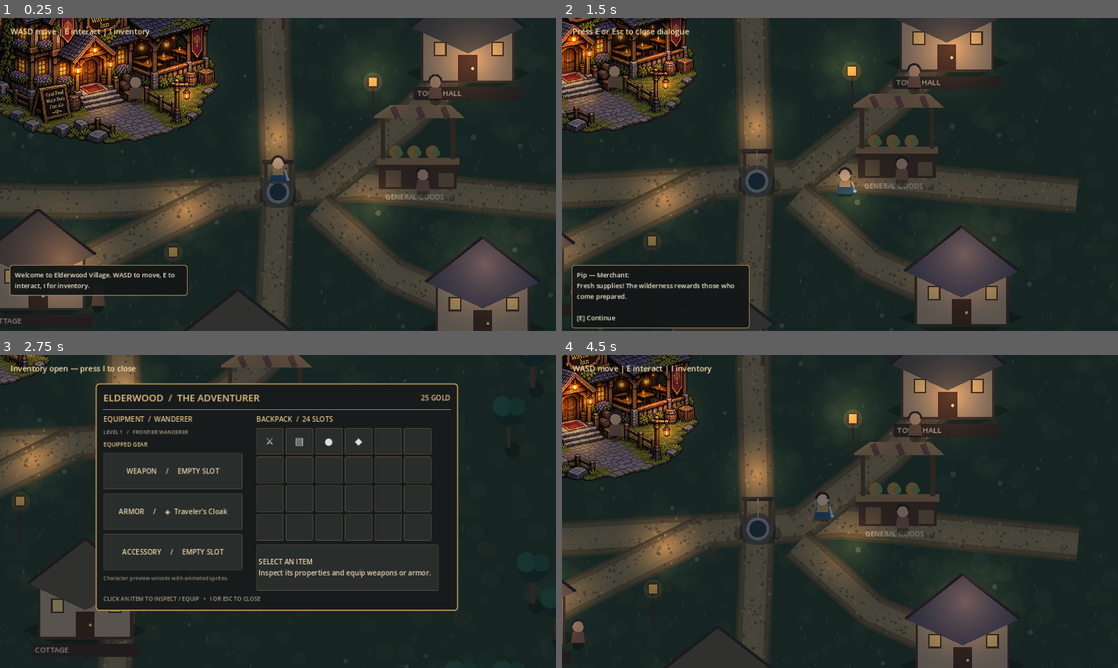
Above: before the commit, frames 1-4 (two rows, left to right).
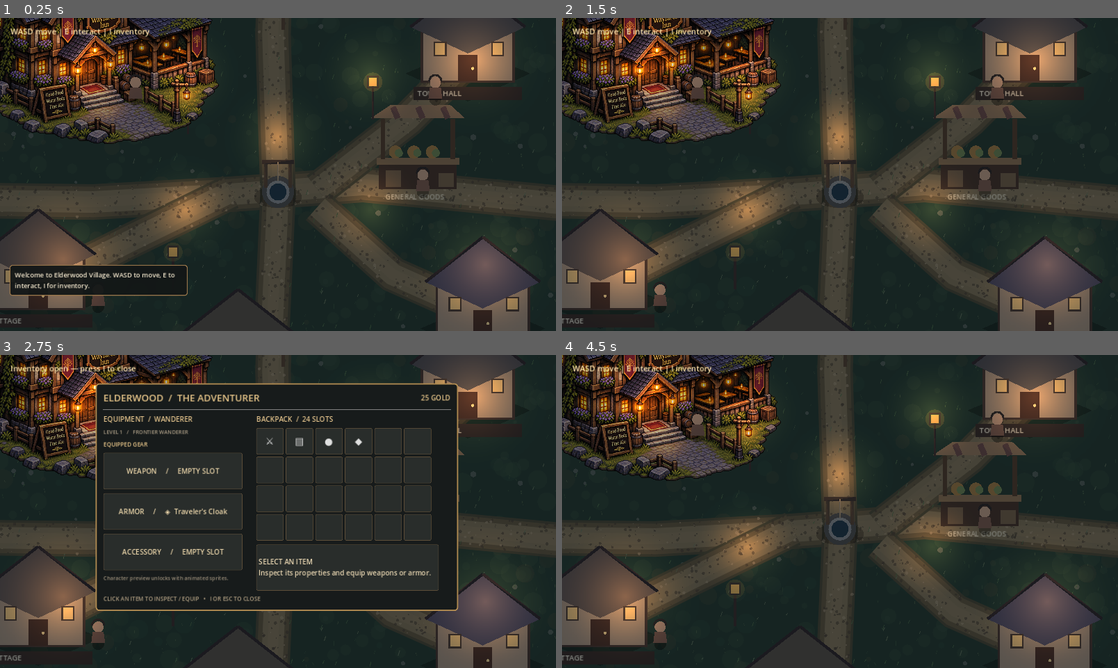
Above: after the commit, the same moments.

Repository: bhubler/elderwood-frontier-pc
Game: Godot game, scene res://scenes/world.tscn
Same seed, same stepped clock (60 frames per second), same inputs: the game is played once before the commit and once after it.
Inputs:
- Up to frame 1 (0.25 s): no input
- Up to frame 2 (1.5 s): tap Enter at 0.5 s; hold D 0.53-1.28 s; tap I at 0.6, 1.25 s; hold S from 1.28 s (still down); tap E at 1.35 s
- Up to frame 3 (2.75 s): tap E at 2 s; release S at 2.03 s; hold D from 2.03 s (still down); tap I at 2.1 s
- Up to frame 4 (4.5 s): tap I at 2.75, 3.6, 4.25 s; release D at 2.78 s; hold W 2.78-3.53 s; tap E at 2.85, 4.35 s; hold A from 3.53 s (still down)

The runs differ from the first frame. In frame 1, 0.1% of the frame differs, in the area x 48-53%, y 43-54%; in frame 2, 52%, in the area x 0-100%, y 0-100%; in frame 3, 25%; in frame 4, 52%.
Error after the commit: Parse Error: Cannot infer the type of "bob" variable because the value doesn't have a set type. (res://scripts/player.gd:116)

Commit message:
Add four fixed race designs, race selection screen and animated movement silhouettes

Diff:
--- a/scripts/player.gd
+++ b/scripts/player.gd
@@ -1,12 +1,25 @@
 extends CharacterBody2D
-## Prototype movement is in screen-space. Later versions can add terrain collision.
+## Four fixed male adventurer designs. No customization dependencies or paid character assets.
 const SPEED: float = 235.0
+const RACES := ["Human", "High Elf", "Dark Elf", "Orc"]
+const LOOKS := {
+    "Human": {"skin": Color("#d8a477"), "hair": Color("#493322"), "coat": Color("#506c65"), "trim": Color("#bfa16b"), "ear": 0.0},
+    "High Elf": {"skin": Color("#e8c9a3"), "hair": Color("#e6d18c"), "coat": Color("#355e78"), "trim": Color("#d6c27b"), "ear": 1.0},
+    "Dark Elf": {"skin": Color("#827d9b"), "hair": Color("#d7d7e5"), "coat": Color("#443a60"), "trim": Color("#b59acb"), "ear": 1.0},
+    "Orc": {"skin": Color("#82996b"), "hair": Color("#292d28"), "coat": Color("#655142"), "trim": Color("#a98b5d"), "ear": 0.0}
+}
+var race: String = "Human"
+var choosing_race := true
+var selection_layer: CanvasLayer
 var facing: Vector2 = Vector2.DOWN
 var stride: float = 0.0
 var equipped_weapon := ""
 var equipped_armor := "cloak"
 var attack_bonus := 0
 var defense_bonus := 1
+
+func _ready() -> void:
+    _build_race_selection()
 
 func set_equipment(gear: Dictionary) -> void:
     equipped_weapon = str(gear.get("weapon", ""))
@@ -15,8 +28,71 @@
     defense_bonus = 1 if equipped_armor == "cloak" else 0
     queue_redraw()
 
+func _build_race_selection() -> void:
+    selection_layer = CanvasLayer.new()
+    selection_layer.layer = 30
+    add_child(selection_layer)
+    var backdrop := ColorRect.new()
+    backdrop.color = Color(0.045, 0.055, 0.055, 0.95)
+    backdrop.set_anchors_and_offsets_preset(Control.PRESET_FULL_RECT)
+    selection_layer.add_child(backdrop)
+    var center := CenterContainer.new()
+    center.set_anchors_and_offsets_preset(Control.PRESET_FULL_RECT)
+    selection_layer.add_child(center)
+    var panel := PanelContainer.new()
+    panel.custom_minimum_size = Vector2(630, 0)
+    var style := StyleBoxFlat.new()
+    style.bg_color = Color("#1c2425")
+    style.border_color = Color("#ae8b55")
+    style.set_border_width_all(3)
+    style.set_content_margin_all(24)
+    panel.add_theme_stylebox_override("panel", style)
+    center.add_child(panel)
+    var column := VBoxContainer.new()
+    column.add_theme_constant_override("separation", 14)
+    panel.add_child(column)
+    var title := Label.new()
+    title.text = "ELDERWOOD FRONTIER"
+    title.horizontal_alignment = HORIZONTAL_ALIGNMENT_CENTER
+    title.add_theme_font_size_override("font_size", 30)
+    title.add_theme_color_override("font_color", Color("#e6c68c"))
+    column.add_child(title)
+    var subtitle := Label.new()
+    subtitle.text = "CHOOSE YOUR ADVENTURER  •  FOUR FIXED CHARACTER DESIGNS"
+    subtitle.horizontal_alignment = HORIZONTAL_ALIGNMENT_CENTER
+    subtitle.add_theme_font_size_override("font_size", 13)
+    subtitle.add_theme_color_override("font_color", Color("#bcb19b"))
+    column.add_child(subtitle)
+    var descriptions := {
+        "Human": "Frontier traveler  /  weathered leather and forest cloak",
+        "High Elf": "Ancient wanderer  /  silver-blue robes and golden hair",
+        "Dark Elf": "Twilight scout  /  violet mantle and pale hair",
+        "Orc": "Wilderness warrior  /  sturdy build and rugged gear"
+    }
+    for race_name in RACES:
+        var button := Button.new()
+        button.custom_minimum_size = Vector2(0, 70)
+        button.text = race_name.to_upper() + "\n" + descriptions[race_name]
+        button.add_theme_font_size_override("font_size", 17)
+        button.add_theme_color_override("font_color", LOOKS[race_name]["trim"])
+        button.pressed.connect(_choose_race.bind(race_name))
+        column.add_child(button)
+    var note := Label.new()
+    note.text = "Choose once to begin exploring. Character art can be upgraded later."
+    note.horizontal_alignment = HORIZONTAL_ALIGNMENT_CENTER
+    note.add_theme_font_size_override("font_size", 12)
+    column.add_child(note)
+
+func _choose_race(chosen: String) -> void:
+    race = chosen
+    choosing_race = false
+    selection_layer.hide()
+    queue_redraw()
 
 func _physics_process(delta: float) -> void:
+    if choosing_race:
+        velocity = Vector2.ZERO
+        return
     var input_vector := Vector2.ZERO
     if Input.is_key_pressed(KEY_A) or Input.is_key_pressed(KEY_LEFT):
         input_vector.x -= 1.0
@@ -29,32 +105,54 @@
     velocity = input_vector.normalized() * SPEED
     if input_vector.length_squared() > 0.0:
         facing = input_vector.normalized()
-        stride += delta * 11.0
+        stride += delta * 10.0
     move_and_slide()
     queue_redraw()
 
 func _draw() -> void:
-    var bob := sin(stride) * 2.0 if velocity.length_squared() > 0.0 else 0.0
-    draw_ellipse_shadow()
+    var look: Dictionary = LOOKS[race]
+    var moving := velocity.length_squared() > 0.0
+    var swing := sin(stride) * 6.0 if moving else 0.0
+    var bob := abs(sin(stride)) * 2.0 if moving else 0.0
+    var scale_factor := 1.14 if race == "Orc" else 1.0
+    draw_set_transform(Vector2.ZERO, 0.0, Vector2.ONE * scale_factor)
     draw_colored_polygon(PackedVector2Array([
-        Vector2(-12, -7 + bob), Vector2(12, -7 + bob),
-        Vector2(17, 16 + bob), Vector2(-17, 16 + bob)
-    ]), Color("#294d63") if equipped_armor == "cloak" else Color("#70583f"))
+        Vector2(-19, 14), Vector2(-12, 20), Vector2(12, 20), Vector2(19, 14)
+    ]), Color(0.02, 0.02, 0.02, 0.38))
+    # Alternating boots create a readable walk cycle.
+    draw_rect(Rect2(-11, 5 + swing * 0.35, 8, 14), Color("#302c2b"))
+    draw_rect(Rect2(3, 5 - swing * 0.35, 8, 14), Color("#302c2b"))
+    var cloak: Color = look["coat"] if equipped_armor == "cloak" else Color("#77664c")
     draw_colored_polygon(PackedVector2Array([
-        Vector2(-10, -13 + bob), Vector2(10, -13 + bob),
-        Vector2(12, 2 + bob), Vector2(-12, 2 + bob)
-    ]), Color("#a58a59"))
-    draw_circle(Vector2(0, -22 + bob), 11.0, Color("#dfb88d"))
-    draw_arc(Vector2(0, -24 + bob), 12.0, PI, TAU, 16, Color("#3b2929"), 5.0)
+        Vector2(-13, -14 - bob), Vector2(13, -14 - bob),
+        Vector2(17, 13 - bob), Vector2(-17, 13 - bob)
+    ]), cloak.darkened(0.3))
+    draw_colored_polygon(PackedVector2Array([
+        Vector2(-10, -14 - bob), Vector2(10, -14 - bob),
+        Vector2(11, 7 - bob), Vector2(-11, 7 - bob)
+    ]), cloak)
+    draw_line(Vector2(-10, -3 - bob), Vector2(10, -3 - bob), look["trim"], 2.0)
+    # Animated arms, distinct skin tones and pointed elven ears.
+    draw_line(Vector2(-12, -10 - bob), Vector2(-16, 5 + swing - bob), look["skin"], 6.0)
+    draw_line(Vector2(12, -10 - bob), Vector2(16, 5 - swing - bob), look["skin"], 6.0)
+    if float(look["ear"]) > 0.0:
+        draw_colored_polygon(PackedVector2Array([
+            Vector2(-10, -24 - bob), Vector2(-19, -30 - bob), Vector2(-11, -18 - bob)
+        ]), look["skin"])
+        draw_colored_polygon(PackedVector2Array([
+            Vector2(10, -24 - bob), Vector2(19, -30 - bob), Vector2(11, -18 - bob)
+        ]), look["skin"])
+    draw_circle(Vector2(0, -23 - bob), 11.0, look["skin"])
+    draw_arc(Vector2(0, -25 - bob), 11.5, PI, TAU, 18, look["hair"], 5.0)
+    if race == "Orc":
+        draw_circle(Vector2(-6, -15 - bob), 2.5, Color("#f0dfbd"))
+        draw_circle(Vector2(6, -15 - bob), 2.5, Color("#f0dfbd"))
+    if facing.y > -0.2:
+        draw_circle(Vector2(-4, -23 - bob), 1.1, Color("#282b2b"))
+        draw_circle(Vector2(4, -23 - bob), 1.1, Color("#282b2b"))
     if equipped_weapon == "rusty_sword":
-        draw_line(Vector2(14, -9 + bob), Vector2(23, -34 + bob), Color("#c2c7c6"), 5.0)
-        draw_line(Vector2(16, -13 + bob), Vector2(30, -10 + bob), Color("#76532d"), 4.0)
+        draw_line(Vector2(16, 2 - swing - bob), Vector2(23, -27 - swing - bob), Color("#c1c6c6"), 4.0)
+        draw_line(Vector2(15, -1 - swing - bob), Vector2(28, 1 - swing - bob), Color("#7a5637"), 3.0)
     else:
-        draw_line(Vector2(14, -9 + bob), Vector2(20, 10 + bob), Color("#aeb5bc"), 3.0)
-        draw_circle(Vector2(20, 10 + bob), 3.0, Color("#61c5ee"))
-
-func draw_ellipse_shadow() -> void:
-    draw_colored_polygon(PackedVector2Array([
-        Vector2(-18, 14), Vector2(-11, 19),
-        Vector2(11, 19), Vector2(18, 14)
-    ]), Color(0.02, 0.02, 0.02, 0.35))
+        draw_line(Vector2(16, 2 - swing - bob), Vector2(20, 13 - swing - bob), Color("#a8b7b9"), 3.0)
+    draw_set_transform(Vector2.ZERO)
